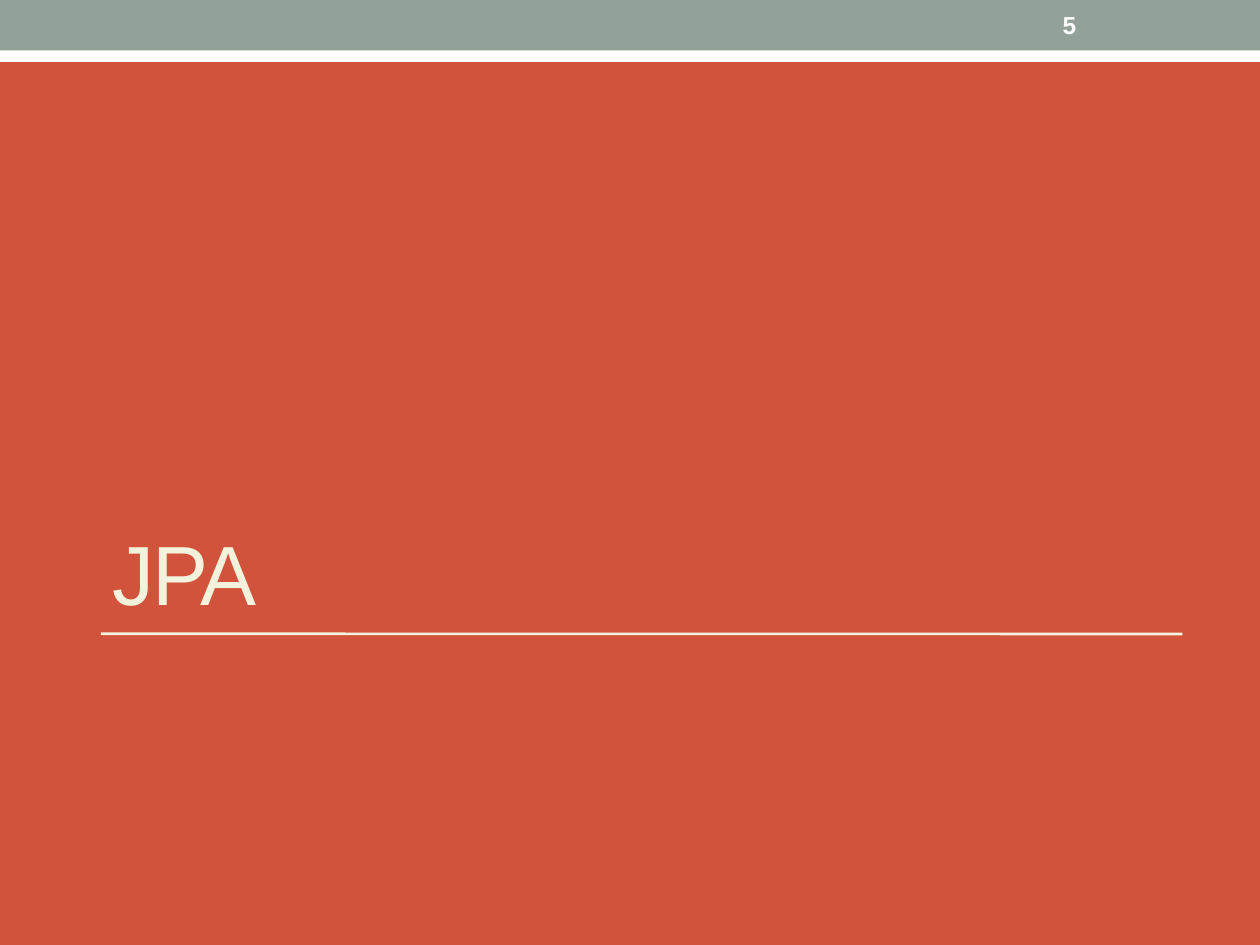
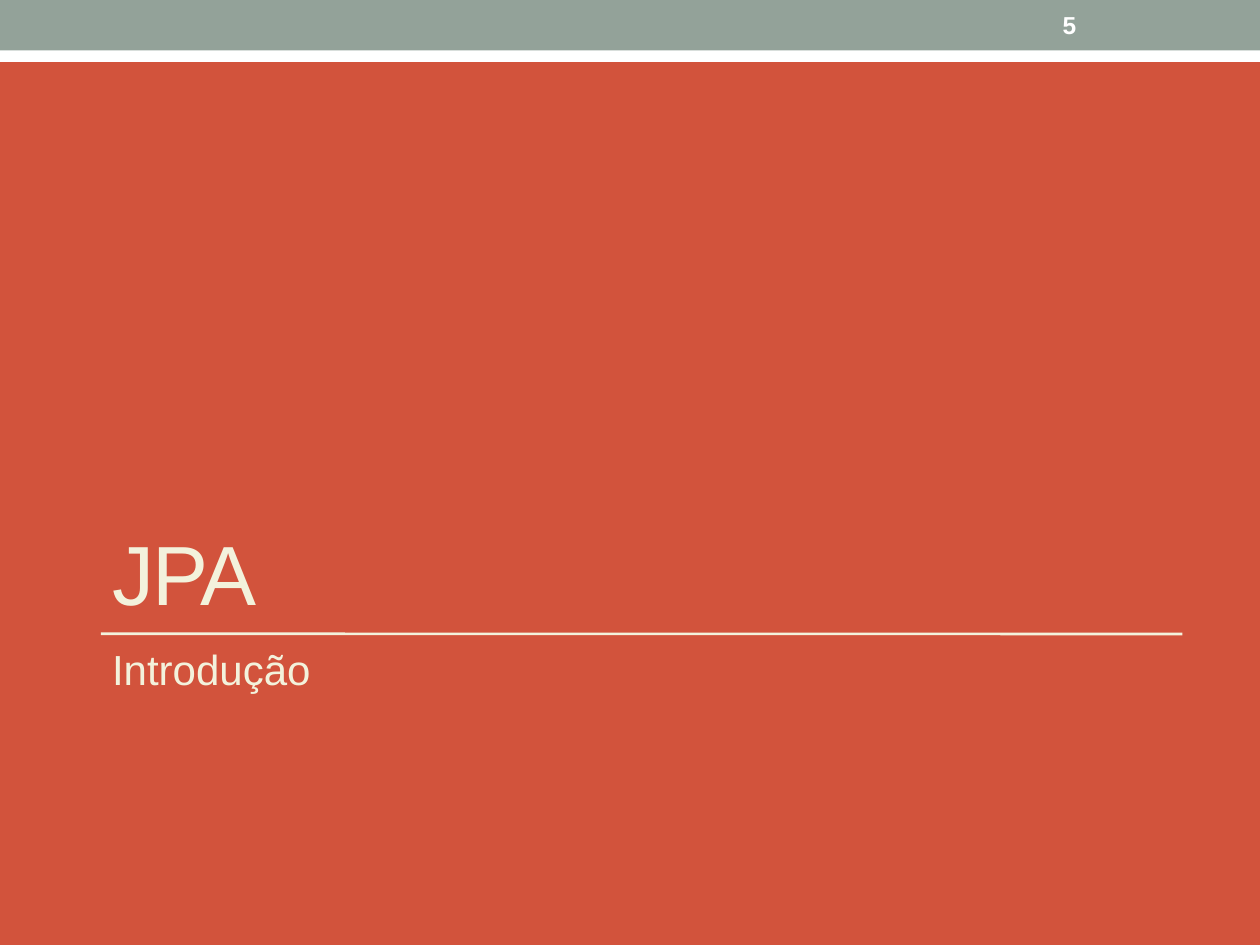
Before and after one commit to VanusaASilva/VanusaASilva, a slide deck: slide 5 of Material/JavaEE_JPA.pptx. Drawn at 1260x945 pixels with LibreOffice and Linux fonts; fonts in the diff are those of the drawing. Boxes give left, top, right and bottom in pixels: in the first picture for what was removed or moved away, otherwise in the second. Text is boxed around its words. In the diff, an @@ line names an element or a change of style, - is before the commit and + after.

```diff
--- a/Material/JavaEE_JPA.pptx
+++ b/Material/JavaEE_JPA.pptx
@@ text added at <box>112,654,310,694</box>, 24 pt, text #F3F2DC @@
+Introdução
```
Also in this commit, not shown: 92 slides added, 55 other files.
